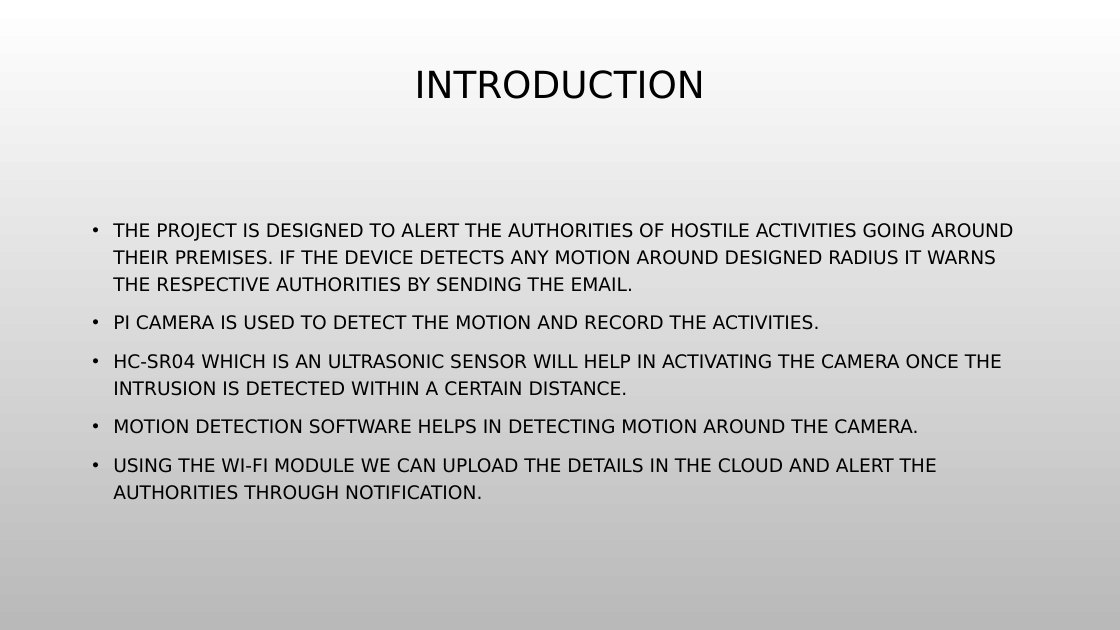
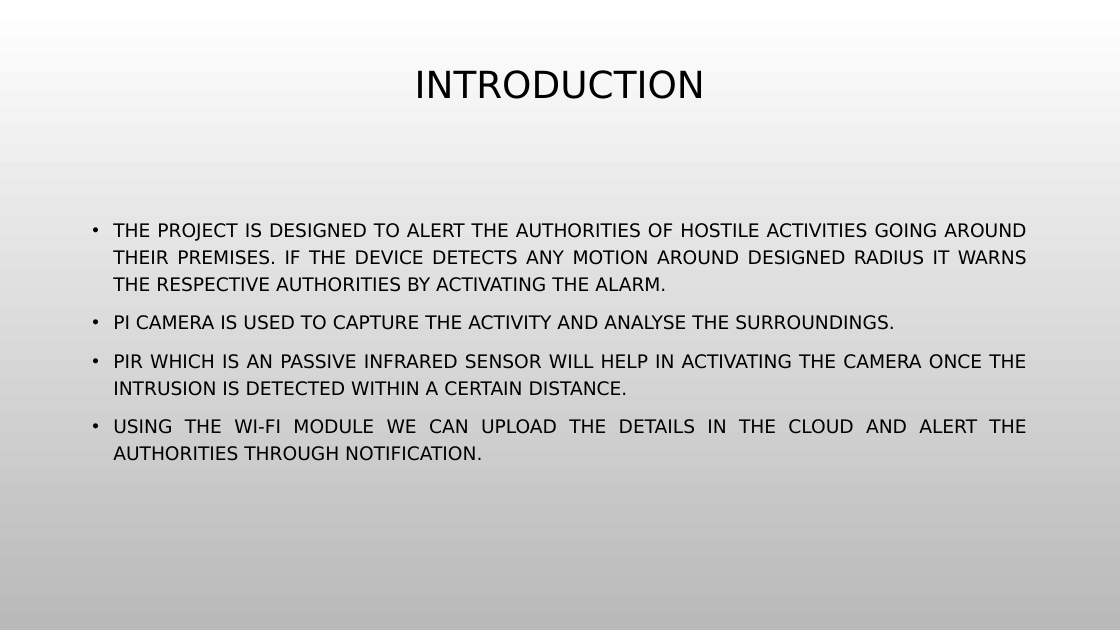
Before and after one commit to vijaykumarrpai/mca-code, a slide deck: slide 3 of 4th Sem/IOT/Alligator.pptx. Drawn at 1120x630 pixels with LibreOffice and Linux fonts; fonts in the diff are those of the drawing; background and template pictures are left out. Boxes give left, top, right and bottom in pixels: in the first picture for what was removed or moved away, otherwise in the second. Text is boxed around its words. In the diff, an @@ line names an element or a change of style, - is before the commit and + after.

```diff
--- a/4th Sem/IOT/Alligator.pptx
+++ b/4th Sem/IOT/Alligator.pptx
@@ text at bbox=[113, 223, 1027, 396]: text changed @@
-• THE PROJECT IS DESIGNED TO ALERT THE AUTHORITIES OF HOSTILE ACTIVITIES GOING AROUND THEIR PREMISES. IF THE DEVICE DETECTS ANY MOTION AROUND DESIGNED RADIUS IT WARNS THE RESPECTIVE AUTHORITIES BY SENDING THE EMAIL.
-• PI CAMERA IS USED TO DETECT THE MOTION AND RECORD THE ACTIVITIES.
-• HC-SR04 WHICH IS AN ULTRASONIC SENSOR WILL HELP IN ACTIVATING THE CAMERA ONCE THE INTRUSION IS DETECTED WITHIN A CERTAIN DISTANCE.
-• MOTION DETECTION SOFTWARE HELPS IN DETECTING MOTION AROUND THE CAMERA.
+• THE PROJECT IS DESIGNED TO ALERT THE AUTHORITIES OF HOSTILE ACTIVITIES GOING AROUND THEIR PREMISES. IF THE DEVICE DETECTS ANY MOTION AROUND DESIGNED RADIUS IT WARNS THE RESPECTIVE AUTHORITIES BY ACTIVATING THE ALARM.
+• PI CAMERA IS USED TO CAPTURE THE ACTIVITY AND ANALYSE THE SURROUNDINGS.
+• PIR WHICH IS AN PASSIVE INFRARED SENSOR WILL HELP IN ACTIVATING THE CAMERA ONCE THE INTRUSION IS DETECTED WITHIN A CERTAIN DISTANCE.
@@ text at bbox=[113, 419, 1026, 461]: alignment left to justified @@
```
Also in this commit, not shown: 11 other slides changed, 2 slides added, 12 other files.
